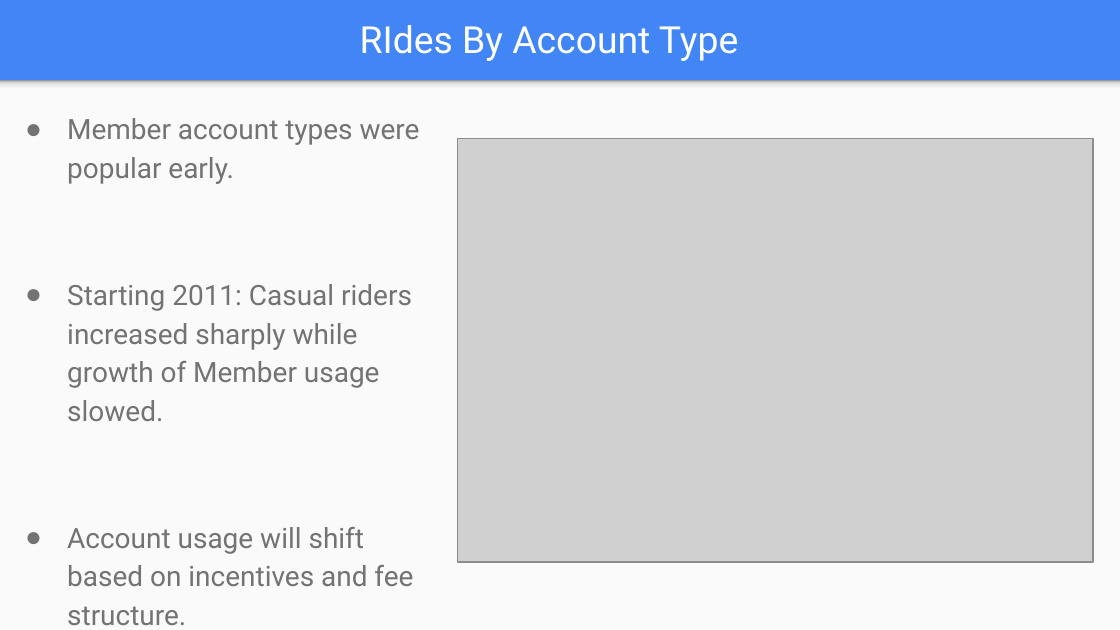
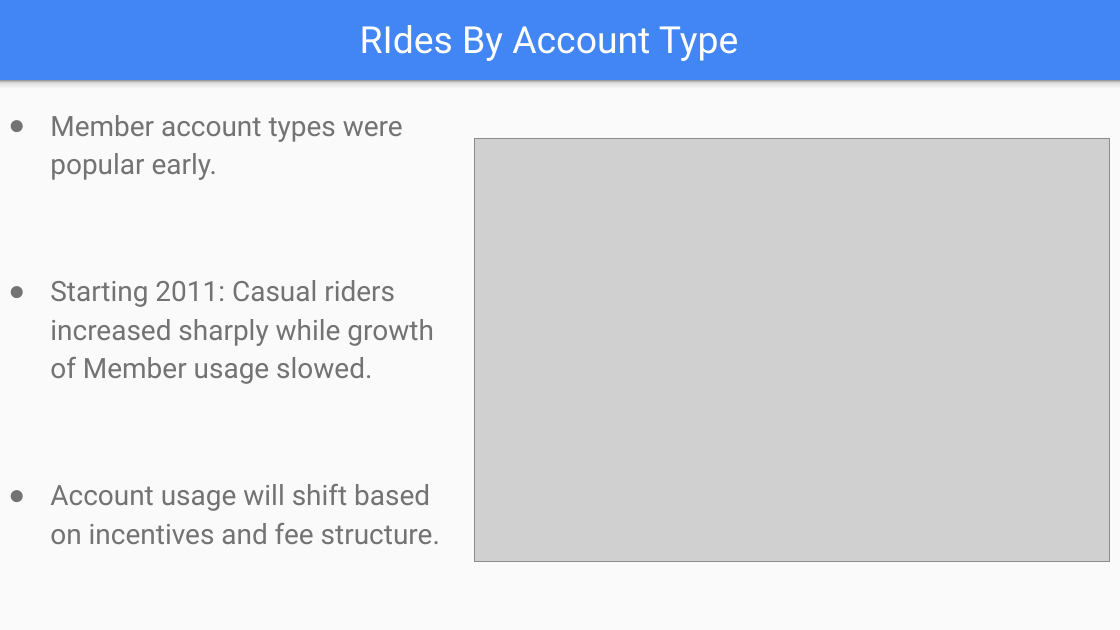
Before and after one commit to tdrygg/Group-Project, a slide deck: slide 19 of Patterns_In_NiceRide_Group6_Final.pptx (slide 15 before the commit). Drawn at 1120x630 pixels with LibreOffice and Linux fonts; fonts in the diff are those of the drawing; grey boxes stand for pictures. Boxes give left, top, right and bottom in pixels: in the first picture for what was removed or moved away, otherwise in the second. Text is boxed around its words. In the diff, an @@ line names an element or a change of style, - is before the commit and + after.

```diff
--- a/Patterns_In_NiceRide_Group6_Final.pptx
+++ b/Patterns_In_NiceRide_Group6_Final.pptx
@@ text "Member account types were popular ..." rewrapped from [67,118,420,586] to [50,115,440,544] @@
@@ picture: place and size @@
-picture at [457,138,1093,561]
+picture at [474,138,1110,561]
```
Also in this commit, not shown: 3 other slides changed, 5 slides added, 1 slide removed, 1 other file.
